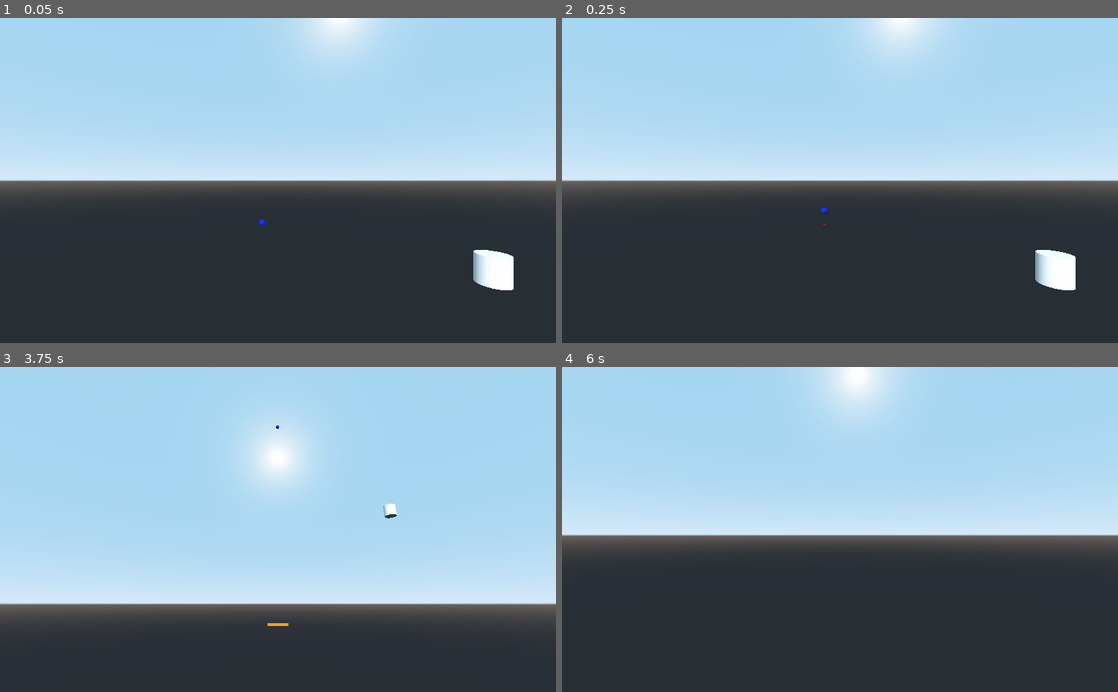
Above: before the commit, frames 1-4 (two rows, left to right).
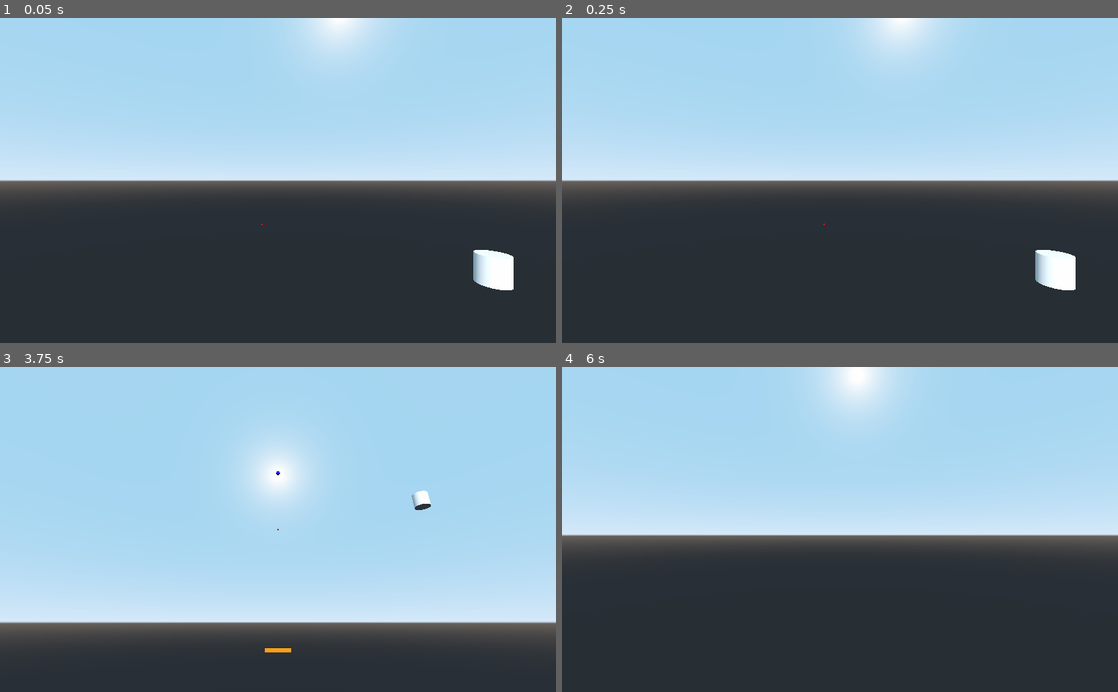
Above: after the commit, the same moments.

Repository: teratron/treaker
Game: Godot game, scene res://src/main/Main.tscn
Two runs of this game, one before a commit and one after it. Both use one fixed random seed, a clock stepped at 60 frames per second and the inputs below.
Inputs (mouse positions are in pixels of both pictures, inside the frame that each line leads up to):
- Up to frame 1 (0.05 s): no input
- Up to frame 2 (0.25 s): no input
- Up to frame 3 (3.75 s): tap Enter at 0.5, 2.75 s; move the mouse to (305, 529) at 0.52 s; press the mouse at (305, 529) at 0.53 s; hold W (move_forward) from 0.53 s (still down); move the mouse to (250, 529) at 1.27 s; release the mouse at (250, 529) at 1.28 s; tap C (toggle_camera) at 1.35 s; click (250, 529) at 1.42 s; tap Space (move_up) at 2, 3.5 s; move the mouse to (289, 523) at 2.02 s; tap Alt (use_ability) at 2.1 s; click (289, 523) at 2.17 s; move the mouse to (272, 536) at 2.77 s; click (272, 536) at 2.85 s; move the mouse to (316, 532) at 3.52 s; hold C (toggle_camera) from 3.53 s (still down); click (316, 532) at 3.67 s
- Up to frame 4 (6 s): tap Enter at 4.25 s; move the mouse to (795, 526) at 4.27 s; release C (toggle_camera) at 4.28 s; tap Alt (use_ability) at 4.35 s; click (795, 526) at 4.42 s; tap Space (move_up) at 5 s; move the mouse to (845, 529) at 5.02 s; press the mouse at (845, 529) at 5.03 s; move the mouse to (817, 523) at 5.77 s; release W (move_forward) at 5.78 s; release the mouse at (817, 523) at 5.78 s; hold D (move_right) from 5.78 s (still down); tap C (toggle_camera) at 5.85 s; click (817, 523) at 5.92 s

The runs differ from the first frame. In frame 1, less than 0.1% of the frame differs, in the area x 46-48%, y 61-64%; in frame 2, less than 0.1%; in frame 3, 10%, in the area x 0-100%, y 17-88%; in frame 4, nothing differs.

Commit message:
Update Ball and Paddle

Diff:
--- a/app/src/action/ActionMapList.gd
+++ b/app/src/action/ActionMapList.gd
@@ -47,7 +47,10 @@
 			},{
 				"action": "use_shot",
 				"deadzone": 0.5,
-				"events": {InputEventMouseButton: BUTTON_LEFT}
+				"events": {
+					InputEventKey: KEY_SPACE,
+					InputEventMouseButton: BUTTON_LEFT
+				}
 			},{
 				"action": "use_ability",
 				"deadzone": 0.5,
--- a/app/src/player/Ball.gd
+++ b/app/src/player/Ball.gd
@@ -1,50 +1,43 @@
 extends RigidBody
 
 
-const DEFAULT_SPEED = 500
-#
-var _speed = DEFAULT_SPEED
+var player: Spatial
+var radius: float
+var speed = 600
+
+
 #var direction = Vector3.UP
 #var position = Transform()
 #var velocity = Vector3(0,10,0)
 #
 ##onready var _initial_pos = position
 
-var player: Spatial
+
+func _enter_tree():
+	radius = $MeshInstance.mesh.radius
 
 
 func _ready():
+	#linear_velocity.y = speed
+
 	#add_force(Vector3(0,10,0), Vector3(0,10,0))
 	#apply_impulse(Vector3(0,1,0), Vector3(0,10,0))
-	linear_velocity.y = _speed
-	print(player.get_node("Rotor/Paddle/Position3D").transform.origin)
+	#print(player.get_node("Rotor/Paddle/BallPosition").transform.origin)
+	#print($MeshInstance.mesh.radius)
 	pass
 
 
-func _physics_process(_delta):
-	#print(_delta)
-	#transform = transform.orthonormalized()
-	#print(global_transform.origin)
-
-#	_speed += delta * 2
-#	transform.origin = Vector3(-_speed, -_speed, 0) * direction
-
-	#position += _speed * delta * direction
-	#transform = position.translated(Vector3(0, 1, 0))
-	pass
+#func _physics_process(_delta):
+#	if Input.is_action_pressed("use_shot"):
+#		linear_velocity.y = speed
 
 
-#func reset():
-#	direction = Vector3.UP
-#	position = _initial_pos
-#	_speed = DEFAULT_SPEED
+func _input(event):
+	if (event is InputEventKey || InputEventMouseButton) && event.is_action_pressed("use_shot"):
+		linear_velocity.y = speed
 
 
 func _integrate_forces(state):
-	#prints(state.angular_velocity)
-	#prints(get_colliding_bodies())
-	#state.linear_velocity = Vector3(0,10,0)
-
 #	var count = state.get_contact_count()
 #	if count > 0:
 #		for i in range(count):
@@ -54,6 +47,10 @@
 #		state.linear_velocity = state.linear_velocity
 
 	var delta = state.get_step()
-	state.linear_velocity = state.linear_velocity.normalized() * _speed * delta
+	state.linear_velocity = state.linear_velocity.normalized() * speed * delta
 
-	pass
+
+#func reset():
+#	direction = Vector3.UP
+#	position = _initial_pos
+#	_speed = DEFAULT_SPEED
--- a/app/src/player/Paddle.gd
+++ b/app/src/player/Paddle.gd
@@ -1,31 +1,31 @@
 extends StaticBody
 
 
+var player: Spatial
+var offset_y = 0.25
+
+onready var ball = player.ball
+onready var ball_position = $BallPosition
+
+
 #const MOVE_SPEED = 100
-#
 #var _ball_dir
 #var _up
 #var _down
-#
 #onready var _screen_size_y = get_viewport_rect().size.y
-#
-#
-#func _ready():
-#	var n = String(name).to_lower()
-#	_up = n + "_move_up"
-#	_down = n + "_move_down"
-#	if n == "left":
-#		_ball_dir = 1
-#	else:
-#		_ball_dir = -1
-#
-#
+
+
+func _ready():
+	transform.origin.y = -offset_y
+	ball_position.transform = Transform(ball_position.transform.basis, Vector3(0, offset_y + ball.radius + 0.001, 0))
+
+
 #func _process(delta):
 #	# Move up and down based on input.
 #	var input = Input.get_action_strength(_down) - Input.get_action_strength(_up)
 #	position.y = clamp(position.y + input * MOVE_SPEED * delta, 16, _screen_size_y - 16)
-#
-#
+
+
 #func _on_Area_area_entered(area):
 #	if area.name == "Ball":
 #		# Assign new direction.
--- a/app/src/player/Paddle.tscn
+++ b/app/src/player/Paddle.tscn
@@ -7,7 +7,6 @@
 extents = Vector3( 2, 0.25, 0.5 )
 
 [node name="Paddle" type="StaticBody"]
-transform = Transform( 1, 0, 0, 0, 1, 0, 0, 0, 1, 0, -0.25, 0 )
 script = ExtResource( 1 )
 
 [node name="MeshInstance" type="MeshInstance" parent="."]
@@ -17,5 +16,4 @@
 [node name="CollisionShape" type="CollisionShape" parent="."]
 shape = SubResource( 1 )
 
-[node name="Position3D" type="Position3D" parent="."]
-transform = Transform( 1, 0, 0, 0, 1, 0, 0, 0, 1, 0, 0.25, 0 )
+[node name="BallPosition" type="Position3D" parent="."]
--- a/app/src/player/Player.gd
+++ b/app/src/player/Player.gd
@@ -5,24 +5,34 @@
 var angular_velocity: float = 2.0
 var radius_paddle:    float = 20
 var radius_camera:    float = 16
-var distance_camera:  float = 50
+var distance_camera:  float = 40
 var is_center_look:   bool  = true
 
+var ball:   RigidBody
+var paddle: StaticBody
+
 onready var rotor  := $Rotor
-onready var paddle := $Rotor/Paddle
 onready var camera := $Rotor/Camera
 
 
 #func _init():
 #	pass
 
+
 func _enter_tree():
-	$Ball.player = self
+	ball   = $Ball
+	paddle = $Rotor/Paddle
+
+	ball.player   = self
+	paddle.player = self
 
 
 func _ready():
 	paddle.transform.origin = Vector3(0, -radius_paddle, 0)
 	camera.transform.origin = Vector3(0, -radius_camera, distance_camera)
+	ball.transform.origin   = paddle.transform.origin + paddle.ball_position.transform.origin #Vector3(0, paddle.ball_position, 0)
+	#print(to_global(paddle.ball_position.transform.origin))
+	#ball.global_transform.origin = paddle.transform.origin + paddle.ball_position.transform.origin
 	pass
 
 
@@ -36,8 +46,6 @@
 		var motion = Vector3(Input.get_action_strength("move_right") - Input.get_action_strength("move_left"), 0, 0)
 
 		if motion != Vector3.ZERO:
-			#rotor.global_rotate(Vector3(0, 0, 1), delta * motion.x)
-			#rotor.transform.basis *= Basis(Vector3(0, 0, 1), angular_velocity * delta)
 			rotor.transform.basis = rotor.transform.basis.rotated(Vector3(0, 0, 1), angular_velocity * delta * motion.x)
 			rotor.transform = rotor.transform.orthonormalized()
 
